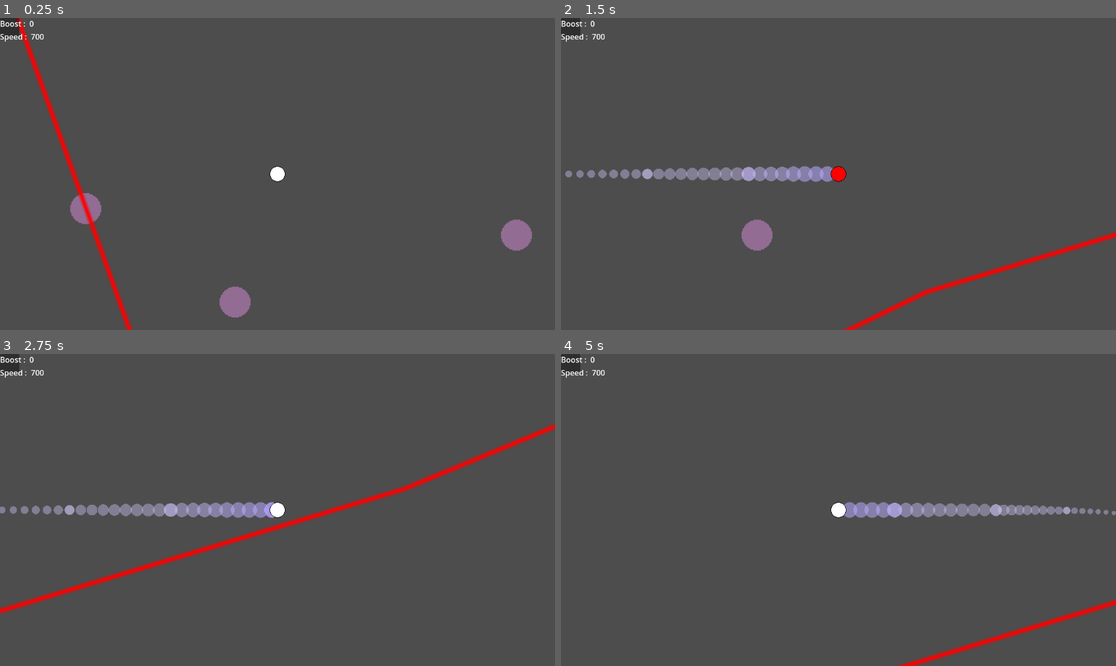
Above: before the commit, frames 1-4 (two rows, left to right).
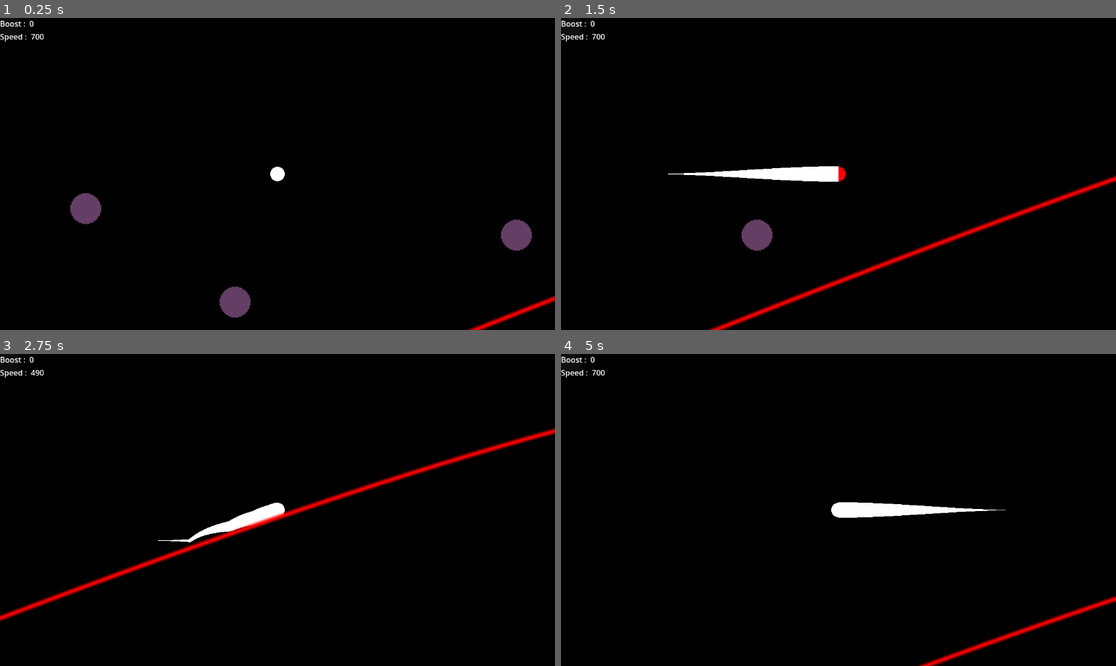
Above: after the commit, the same moments.

Repository: MikaelRoyet/ShootingStar
Game: Godot game, scene res://Scenes/TestScene.tscn
Two runs of this game, one before a commit and one after it. Both use one fixed random seed, a clock stepped at 60 frames per second and the inputs below.
Inputs (mouse positions are in pixels of both pictures, inside the frame that each line leads up to):
- Up to frame 1 (0.25 s): no input
- Up to frame 2 (1.5 s): tap Enter at 0.5 s; move the mouse to (960, 158) at 0.52 s; hold Right (right) 0.53-1.25 s; tap P (shield) at 0.6 s; click (960, 158) at 0.67 s; drag from (727, 189) to (838, 236) at 1.27 s
- Up to frame 3 (2.75 s): move the mouse to (333, 441) at 2.02 s; hold Right (right) from 2.03 s (still down); hold Alt from 2.03 s (still down)
- Up to frame 4 (5 s): release Right (right) at 2.75 s; release Alt at 2.75 s; drag from (810, 572) to (672, 463) at 2.77 s; move the mouse to (1005, 556) at 3.52 s; hold A (left) 3.53-4.25 s; tap Enter at 3.6 s; drag from (672, 463) to (755, 432) at 4.27 s

The runs differ from the first frame. In frame 1, 100% of the frame differs, in the area x 0-100%, y 0-100%; in frame 2, 100%; in frame 3, 100%; in frame 4, 100%.

Commit message:
New trail

Diff:
--- a/Scenes/Character.tscn
+++ b/Scenes/Character.tscn
@@ -1,41 +1,12 @@
-[gd_scene load_steps=12 format=3 uid="uid://d12e7lbi56nd6"]
+[gd_scene load_steps=8 format=3 uid="uid://d12e7lbi56nd6"]
 
 [ext_resource type="Script" path="res://Scripts/CharacterController.gd" id="1_8un7y"]
 [ext_resource type="Texture2D" uid="uid://l0vb1d4smbcs" path="res://Sprites/Player.png" id="2_2hgxc"]
-[ext_resource type="Texture2D" uid="uid://dnd73u4db6p1t" path="res://Sprites/Trail.png" id="3_rckf3"]
 [ext_resource type="Texture2D" uid="uid://c2fbknarwnolt" path="res://Sprites/TextureTEst.png" id="3_y2von"]
+[ext_resource type="Script" path="res://Scenes/TrailCharacter.gd" id="5_l2mpl"]
 
 [sub_resource type="CircleShape2D" id="CircleShape2D_offd8"]
 radius = 15.0
-
-[sub_resource type="Gradient" id="Gradient_wukty"]
-offsets = PackedFloat32Array(0, 0.116618)
-colors = PackedColorArray(0.835294, 0.796078, 1, 0.588235, 1, 1, 1, 0.392157)
-
-[sub_resource type="GradientTexture1D" id="GradientTexture1D_fq2ho"]
-gradient = SubResource("Gradient_wukty")
-
-[sub_resource type="Curve" id="Curve_42hbr"]
-_data = [Vector2(0, 1), 0.0, 0.0, 0, 0, Vector2(0.5, 0), 0.0, 0.0, 0, 0]
-point_count = 2
-
-[sub_resource type="CurveTexture" id="CurveTexture_idjcb"]
-width = 128
-curve = SubResource("Curve_42hbr")
-
-[sub_resource type="ParticleProcessMaterial" id="ParticleProcessMaterial_gmltt"]
-emission_shape = 1
-emission_sphere_radius = 0.01
-particle_flag_disable_z = true
-spread = 0.0
-gravity = Vector3(0, 0, 0)
-orbit_velocity_min = 0.0
-orbit_velocity_max = 0.0
-scale_min = 0.5
-scale_max = 0.5
-scale_curve = SubResource("CurveTexture_idjcb")
-color = Color(0.835294, 0.796078, 1, 1)
-color_ramp = SubResource("GradientTexture1D_fq2ho")
 
 [sub_resource type="ParticleProcessMaterial" id="ParticleProcessMaterial_xeg70"]
 particle_flag_disable_z = true
@@ -46,6 +17,10 @@
 orbit_velocity_min = 0.0
 orbit_velocity_max = 0.0
 color = Color(1, 0.0117647, 0, 1)
+
+[sub_resource type="Curve" id="Curve_tso4a"]
+_data = [Vector2(0, 1), 0.0, 0.0, 0, 0, Vector2(0.997512, 0), 0.0, 0.0, 0, 0]
+point_count = 2
 
 [node name="Character" type="CharacterBody2D" groups=["Player"]]
 disable_mode = 2
@@ -79,14 +54,6 @@
 
 [node name="DurationBooster" type="Timer" parent="."]
 
-[node name="GPUParticlesTrail" type="GPUParticles2D" parent="."]
-z_index = -1
-amount = 100
-process_material = SubResource("ParticleProcessMaterial_gmltt")
-texture = ExtResource("3_rckf3")
-lifetime = 3.0
-trail_lifetime = 1.35
-
 [node name="GPUParticles2D2" type="GPUParticles2D" parent="."]
 emitting = false
 amount = 100
@@ -95,6 +62,12 @@
 lifetime = 3.0
 trail_lifetime = 1.35
 
+[node name="Line2D" type="Line2D" parent="."]
+width = 32.0
+width_curve = SubResource("Curve_tso4a")
+script = ExtResource("5_l2mpl")
+MAX_LENGTH = 35
+
 [connection signal="timeout" from="DurationWallHit" to="." method="_on_duration_wall_hit_timeout"]
 [connection signal="timeout" from="DurationBulletHit" to="." method="_on_duration_bullet_hit_timeout"]
 [connection signal="timeout" from="DurationShield" to="." method="_on_duration_shield_timeout"]
--- a/Scenes/TestScene.tscn
+++ b/Scenes/TestScene.tscn
@@ -7,10 +7,14 @@
 [ext_resource type="Texture2D" uid="uid://cnegffykdrncd" path="res://Sprites/LineTexture.png" id="5_ieyva"]
 
 [sub_resource type="Curve2D" id="Curve2D_msbd6"]
+bake_interval = 100.0
 _data = {
-"points": PackedVector2Array(0, 0, 0, 0, 249, -662, 0, 0, 0, 0, 1031, -962, 0, 0, 0, 0, 1827, -1149, 0, 0, 0, 0, 2263, -1445, 0, 0, 0, 0, 2792, -1759, 0, 0, 0, 0, 3408, -1994, 0, 0, 0, 0, 4407, -1856, 0, 0, 0, 0, 5227, -1313, 0, 0, 0, 0, 5188, -597, 0, 0, 0, 0, 5004, 240, 0, 0, 0, 0, 4263, 642, 0, 0, 0, 0, 3737, 554, 0, 0, 0, 0, 4096, -167, 0, 0, 0, 0, 4370, -659, 0, 0, 0, 0, 3816, -807, 0, 0, 0, 0, 3378, -701, 0, 0, 0, 0, 2578, -369, 0, 0, 0, 0, 1622, -80, 0, 0, 0, 0, 615, 411, 0, 0, 0, 0, 233, -654, 0, 0, 0, 0, 249, -662)
+"points": PackedVector2Array(0, 0, 0, 0, 249, -662, -535.724, -843.408, 535.724, 843.408, 5227, -1313, 0, 0, 0, 0, 4713, 777, 0, 0, 0, 0, 3737, 554, 0, 0, 0, 0, 4096, -167, 280.549, 229.201, -280.549, -229.201, 4019, -729, 0, 0, 0, 0, 615, 411, 0, 0, 0, 0, 233, -654, 0, 0, 0, 0, 249, -662)
 }
-point_count = 21
+point_count = 9
+
+[sub_resource type="Environment" id="Environment_3lrq1"]
+background_mode = 1
 
 [node name="Node2D" type="Node2D"]
 
@@ -62,7 +66,7 @@
 position = Vector2(424, -119)
 
 [node name="StaticBody2D" type="StaticBody2D" parent="."]
-position = Vector2(48, 134)
+position = Vector2(-681, 261)
 script = ExtResource("5_e62k3")
 
 [node name="CollisionPoly" type="CollisionPolygon2D" parent="StaticBody2D"]
@@ -77,3 +81,6 @@
 width = 15.0
 texture = ExtResource("5_ieyva")
 texture_mode = 1
+
+[node name="WorldEnvironment" type="WorldEnvironment" parent="."]
+environment = SubResource("Environment_3lrq1")
--- /dev/null
+++ b/Scenes/TrailCharacter.gd
@@ -0,0 +1,20 @@
+extends Line2D
+
+var queue : Array
+@export var MAX_LENGTH : int
+
+
+# Called every frame. 'delta' is the elapsed time since the previous frame.
+func _physics_process(delta):
+	global_position = Vector2()
+	print("line", get_parent().global_position)
+	var pos = get_parent().global_position
+
+	queue.push_front(pos)
+	if queue.size() > MAX_LENGTH:
+		queue.pop_back()
+
+	clear_points()
+
+	for point in queue:
+		add_point(point)
--- a/Scenes/Wall.gd
+++ b/Scenes/Wall.gd
@@ -5,7 +5,7 @@
 func _ready():
 	var curve = $Path2D.curve
 	var polygon = curve.get_baked_points()
-	print($CollisionPoly.polygon)
+	print(polygon.size())
 	$CollisionPoly.polygon = polygon
 	$Line2D.points = polygon
 
--- /dev/null
+++ b/Scenes/Wall.tscn
@@ -0,0 +1,28 @@
+[gd_scene load_steps=4 format=3 uid="uid://bk4rflfebhc50"]
+
+[ext_resource type="Script" path="res://Scenes/Wall.gd" id="1_0tx2c"]
+[ext_resource type="Texture2D" uid="uid://cnegffykdrncd" path="res://Sprites/LineTexture.png" id="2_gph6x"]
+
+[sub_resource type="Curve2D" id="Curve2D_msbd6"]
+bake_interval = 100.0
+_data = {
+"points": PackedVector2Array(0, 0, 0, 0, 249, -662, 0, 0, 0, 0, 1031, -962, 0, 0, 0, 0, 1771, -1263, 0, 0, 0, 0, 2263, -1445, 0, 0, 0, 0, 2792, -1759, 0, 0, 0, 0, 3408, -1994, 0, 0, 0, 0, 4407, -1856, 0, 0, 0, 0, 5227, -1313, 0, 0, 0, 0, 5188, -597, 0, 0, 0, 0, 5004, 240, 0, 0, 0, 0, 4713, 777, 0, 0, 0, 0, 3737, 554, 0, 0, 0, 0, 4096, -167, 280.549, 229.201, -280.549, -229.201, 4019, -729, 0, 0, 0, 0, 2578, -369, 0, 0, 0, 0, 1622, -80, 0, 0, 0, 0, 615, 411, 0, 0, 0, 0, 233, -654, 0, 0, 0, 0, 249, -662)
+}
+point_count = 19
+
+[node name="StaticBody2D" type="StaticBody2D"]
+position = Vector2(48, 134)
+script = ExtResource("1_0tx2c")
+
+[node name="CollisionPoly" type="CollisionPolygon2D" parent="."]
+build_mode = 1
+one_way_collision_margin = 20.0
+
+[node name="Path2D" type="Path2D" parent="."]
+curve = SubResource("Curve2D_msbd6")
+
+[node name="Line2D" type="Line2D" parent="."]
+texture_repeat = 2
+width = 15.0
+texture = ExtResource("2_gph6x")
+texture_mode = 1
--- a/project.godot
+++ b/project.godot
@@ -83,3 +83,4 @@
 
 renderer/rendering_method="gl_compatibility"
 renderer/rendering_method.mobile="gl_compatibility"
+environment/defaults/default_clear_color=Color(0, 0, 0, 1)
--- a/scripts/CharacterController.gd
+++ b/scripts/CharacterController.gd
@@ -83,6 +83,7 @@
 
 func _physics_process(delta):
 
+	print("character", global_position)
 	GameManager.sendSpeedToUI(speed)
 	# Get the input direction and handle the movement/deceleration.
 	# As good practice, you should replace UI actions with custom gameplay actions.
Not shown: 1 places in Scenes/TestScene.tscn that only renumber resources
